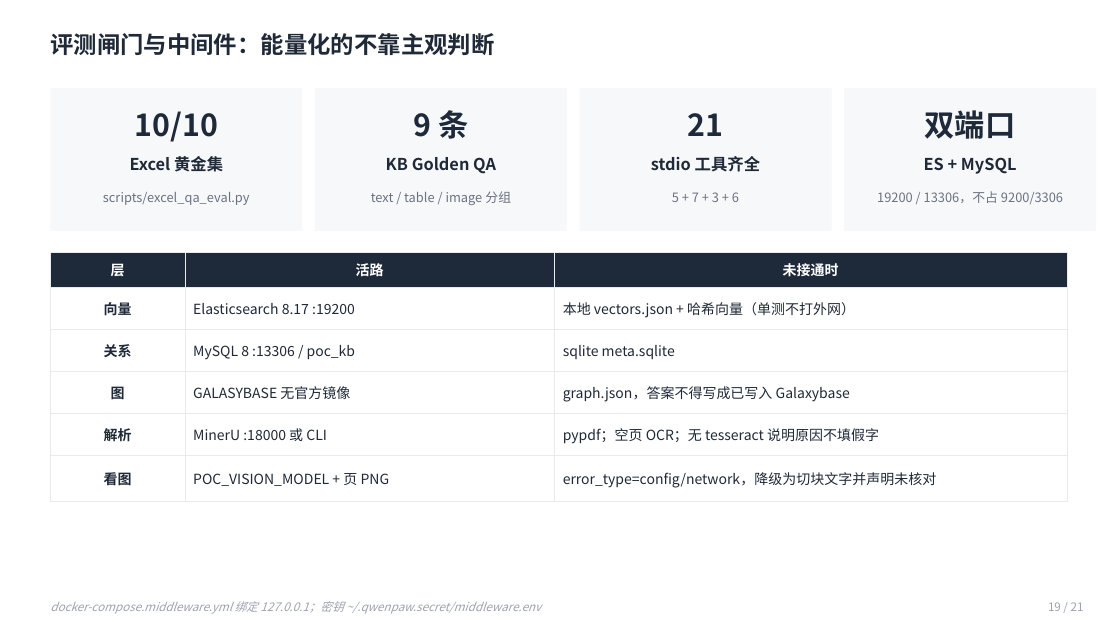
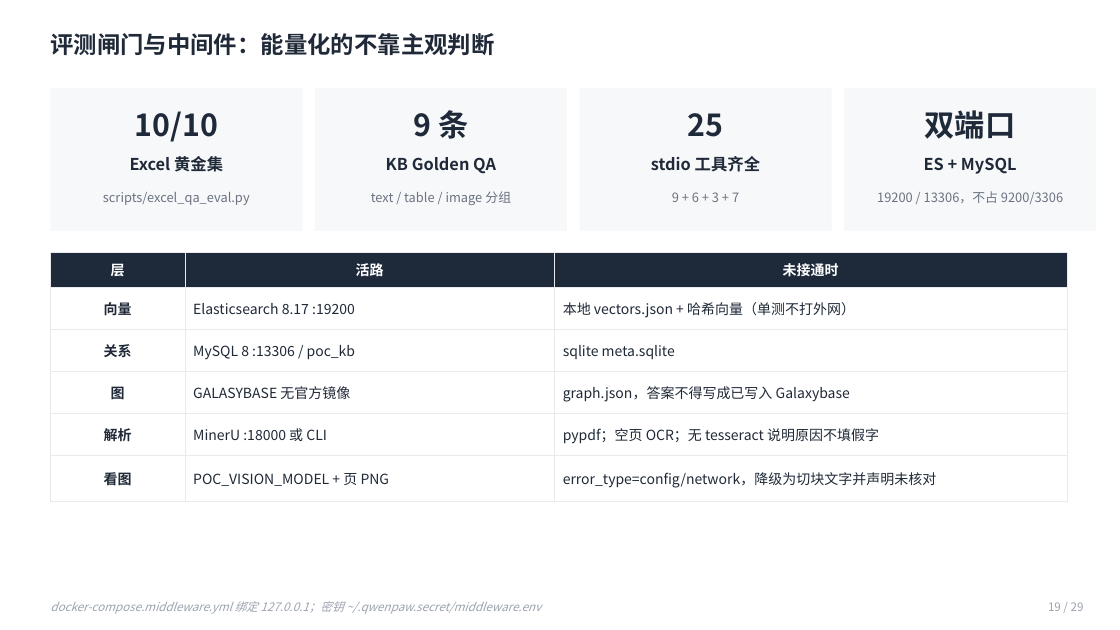
Before and after one commit to LiNan1984/shunde-poc, a slide deck: slide 19 of docs/演示材料/顺德POC四助手架构.pptx. Drawn at 1120x630 pixels with LibreOffice and Linux fonts; fonts in the diff are those of the drawing. Boxes give left, top, right and bottom in pixels: in the first picture for what was removed or moved away, otherwise in the second. Text is boxed around its words. In the diff, an @@ line names an element or a change of style, - is before the commit and + after.

```diff
--- a/docs/演示材料/顺德POC四助手架构.pptx
+++ b/docs/演示材料/顺德POC四助手架构.pptx
@@ text at [688,113,724,137]: text changed @@
-21
+25
@@ text at [672,192,739,202]: text changed @@
-5 + 7 + 3 + 6
+9 + 6 + 3 + 7
@@ text at [1048,602,1084,611]: text changed @@
-19 / 21
+19 / 29
```
Also in this commit, not shown: 19 other slides changed, 9 slides added, 1 slide removed, 20 other files.
